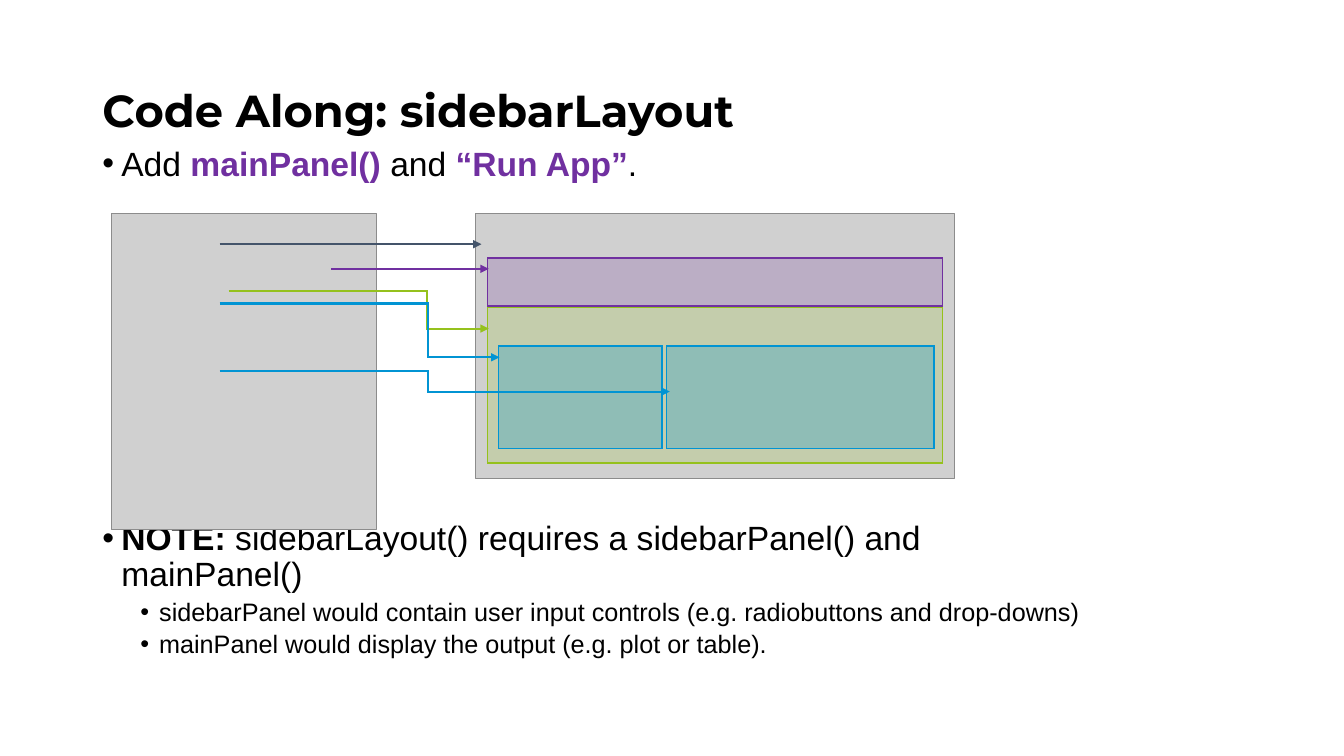
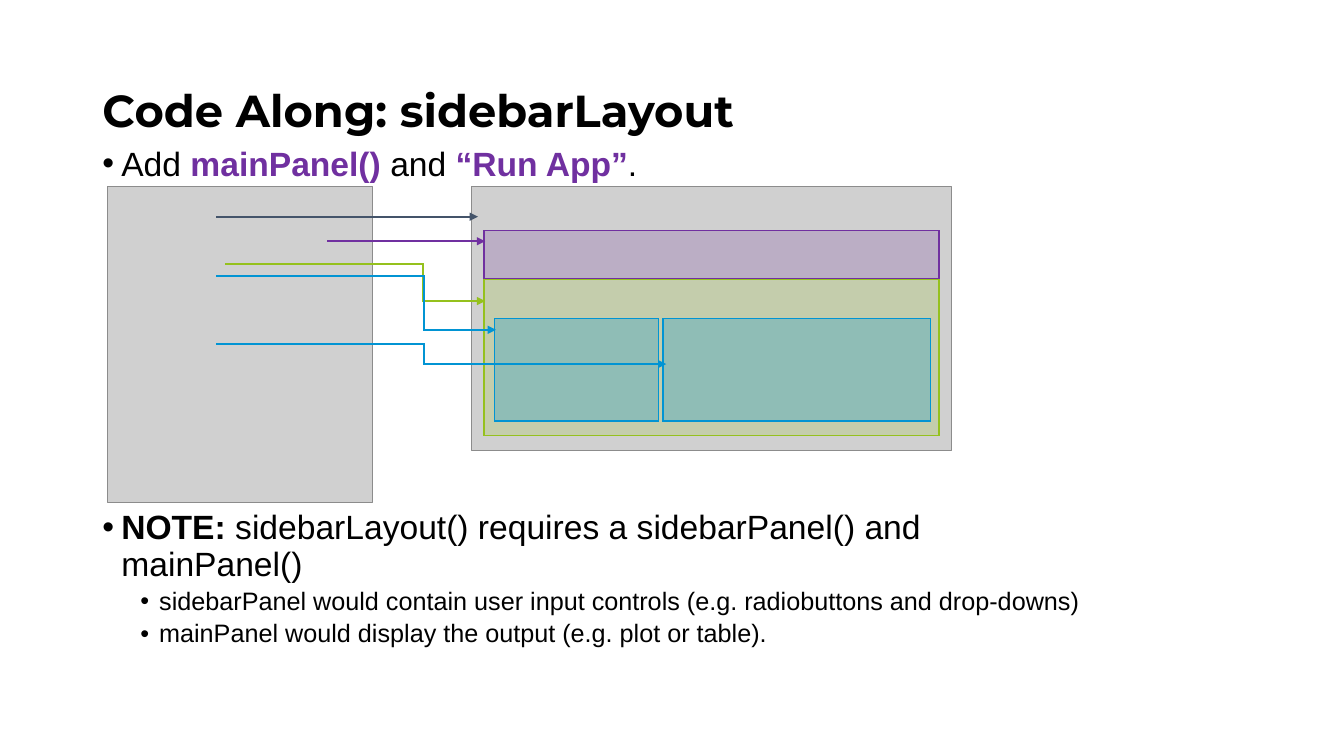
Before and after one commit to Public-Health-Scotland/learn-shiny, a slide deck: slide 15 of Day 1/slides/Shiny_Day_1.pptx. Drawn at 1344x756 pixels with LibreOffice and Linux fonts; fonts in the diff are those of the drawing; grey boxes stand for pictures; background and template pictures are left out. Boxes give left, top, right and bottom in pixels: in the first picture for what was removed or moved away, otherwise in the second. Text is boxed around its words. In the diff, an @@ line names an element or a change of style, - is before the commit and + after.

```diff
--- a/Day 1/slides/Shiny_Day_1.pptx
+++ b/Day 1/slides/Shiny_Day_1.pptx
@@ text "Add mainPanel() and “Run App”." rewrapped from (121,151,1079,659) to (121,151,1079,648) @@
@@ arrow moved from (331, 269) - (489, 269) to (328, 241) - (485, 241) @@
@@ 3 rectangles, 3 elbow arrows, 2 pictures, 1 arrow: place and size @@
-3 rectangles, 3 elbow arrows, 2 pictures, 1 arrow at (111,214,956,529)
+3 rectangles, 3 elbow arrows, 2 pictures, 1 arrow at (108,187,952,502)
@@ rectangle: place and size @@
-rectangle at (488,308,944,464)
+rectangle at (484,279,940,436)
```
Also in this commit, not shown: 8 other slides changed, 1 other file.
